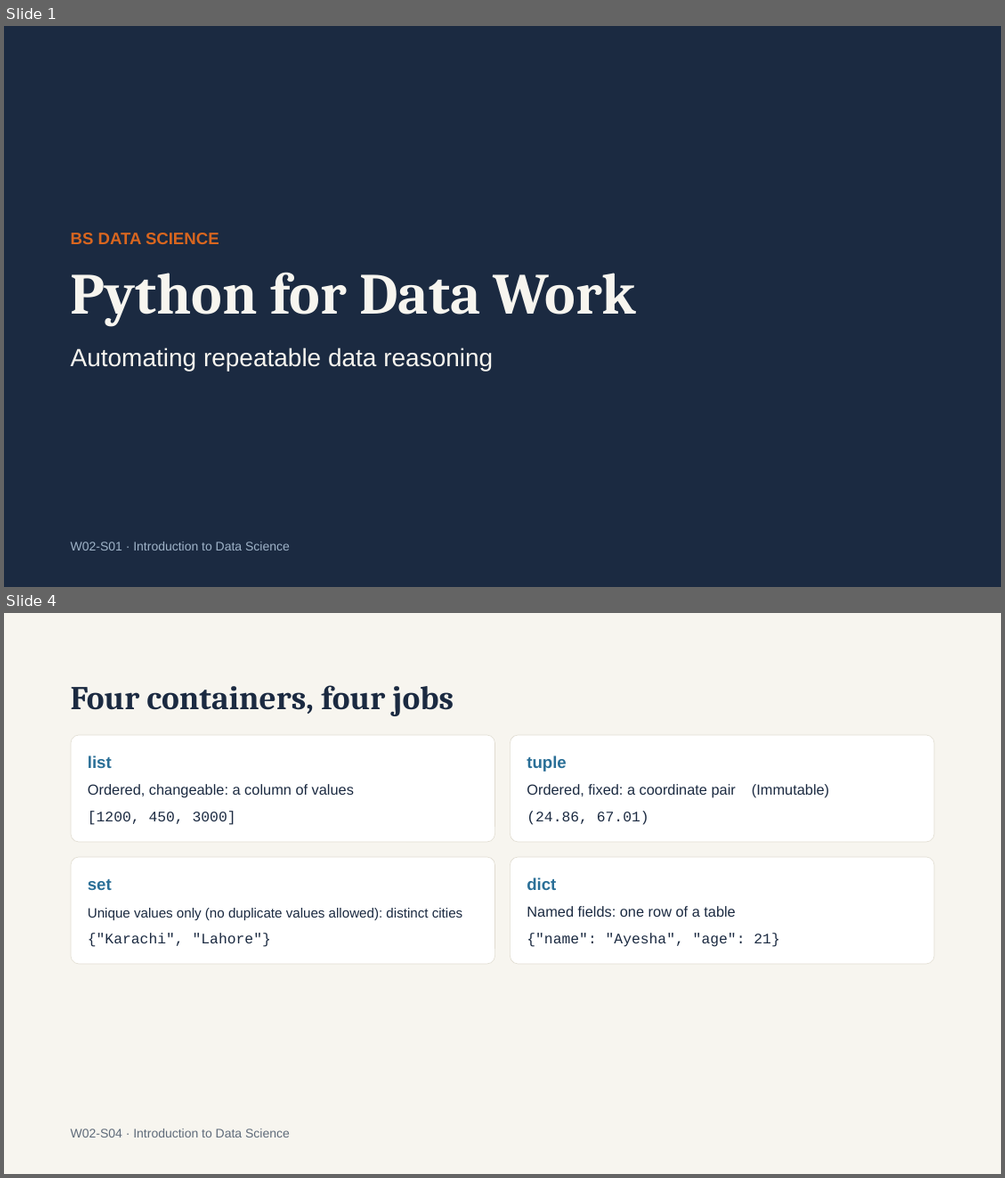
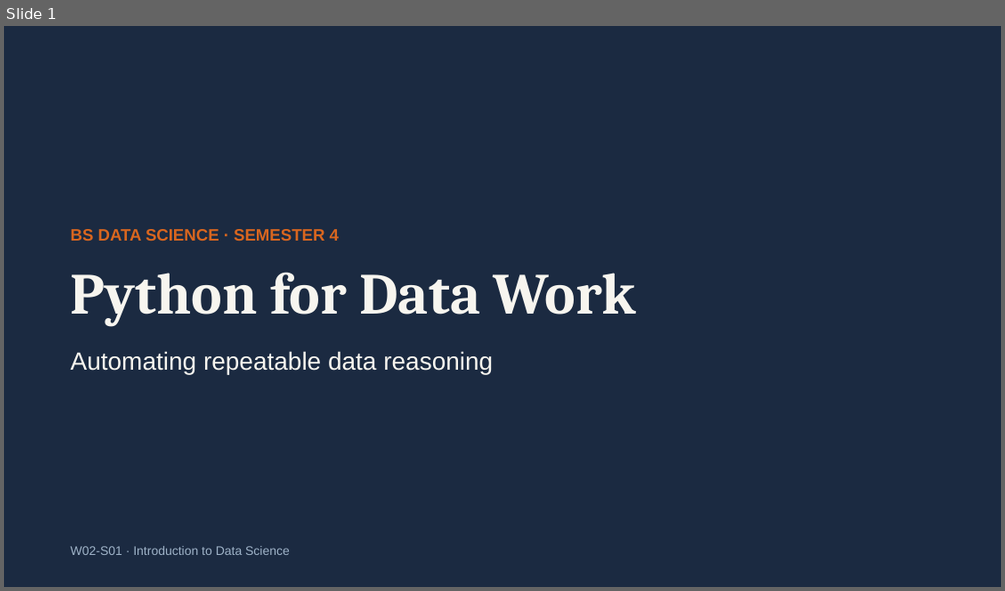
Before and after one commit to a6dulrauf/introduction-to-data-science-fall26, a slide deck: week 2/Intro to Data Science — Week 2 Python for Data Work.pptx. Shown one above the other, each under a label of ours: slides 1 and 4 before the commit, slide 1 after it; the slides between them are not shown. The pictures are 1005x1178 and 1005x591 pixels, drawn with LibreOffice and Linux fonts; fonts in the diff are those of the drawing. Boxes give left, top, right and bottom in pixels: in the first picture for what was removed or moved away, otherwise in the second. Text is boxed around its words. In the diff, an @@ line names an element or a change of style, - is before the commit and + after.

```diff
--- a/week 2/Intro to Data Science — Week 2 Python for Data Work.pptx
+++ b/week 2/Intro to Data Science — Week 2 Python for Data Work.pptx
@@ slide 4 removed at bbox=[4, 613, 1001, 1174], background #F7F5EF @@
@@ title removed at bbox=[71, 685, 453, 716] @@
-Four containers, four jobs
@@ rounded rectangle removed at bbox=[71, 735, 494, 842] @@
@@ rounded rectangle removed at bbox=[510, 735, 934, 842] @@
@@ text removed at bbox=[88, 755, 112, 768] @@
-list
@@ text removed at bbox=[526, 755, 566, 771] @@
-tuple
@@ text removed at bbox=[88, 784, 354, 798] @@
-Ordered, changeable: a column of values
@@ text removed at bbox=[526, 784, 829, 798] @@
-Ordered, fixed: a coordinate pair (Immutable)
@@ text removed at bbox=[88, 811, 236, 825] @@
-[1200, 450, 3000]
@@ text removed at bbox=[526, 811, 649, 825] @@
-(24.86, 67.01)
@@ rounded rectangle removed at bbox=[71, 857, 494, 964] @@
@@ text removed at bbox=[88, 879, 112, 890] @@
-set
@@ rounded rectangle removed at bbox=[510, 857, 934, 964] @@
@@ text removed at bbox=[526, 877, 556, 890] @@
-dict
@@ text removed at bbox=[526, 906, 735, 916] @@
-Named fields: one row of a table
@@ text removed at bbox=[88, 908, 462, 920] @@
-Unique values only (no duplicate values allowed): distinct cities
@@ text removed at bbox=[88, 933, 271, 947] @@
-{"Karachi", "Lahore"}
@@ text removed at bbox=[526, 933, 779, 947] @@
-{"name": "Ayesha", "age": 21}
@@ text removed at bbox=[71, 1128, 290, 1137] @@
-W02-S04 · Introduction to Data Science
@@ slide 1 changed as well @@
@@ text at bbox=[71, 229, 339, 240]: text changed @@
-BS DATA SCIENCE
+BS DATA SCIENCE · SEMESTER 4
@@ text "Automating repeatable data reasoning": place and size @@
-text "Automating repeatable data reasoning" at bbox=[71, 347, 493, 370]
+text "Automating repeatable data reasoning" at bbox=[71, 351, 493, 375]
@@ text "W02-S01 · Introduction to Data ...": place and size @@
-text "W02-S01 · Introduction to Data ..." at bbox=[71, 541, 290, 550]
+text "W02-S01 · Introduction to Data ..." at bbox=[71, 546, 290, 555]
```
Also in this commit, not shown: 4 other slides changed, 21 slides added, 6 other slides removed, 3 other files.
